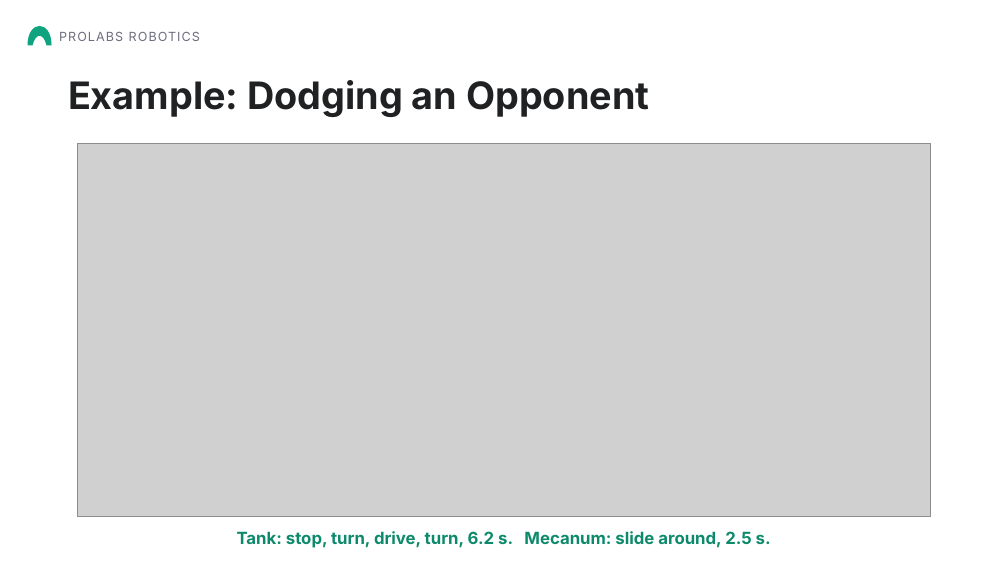
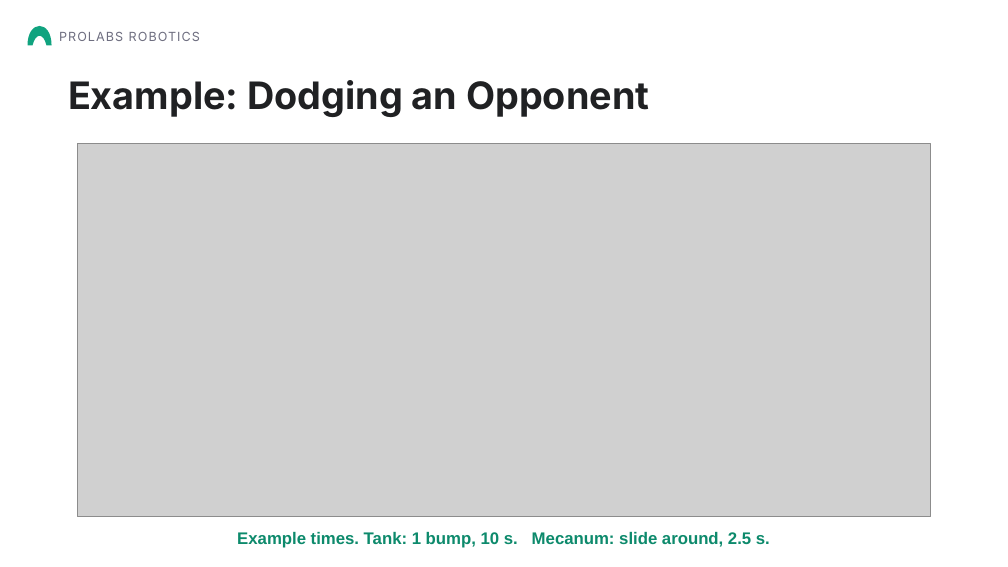
Before and after one commit to Aarav-111/FTC-Bangalore-Resources, a slide deck: slide 8 of FTC Chassis options/Mecanum Wheels Presentation.pptx (slide 9 before the commit). Drawn at 1008x567 pixels with LibreOffice and Linux fonts; fonts in the diff are those of the drawing; grey boxes stand for pictures; background and template pictures are left out. Boxes give left, top, right and bottom in pixels: in the first picture for what was removed or moved away, otherwise in the second. Text is boxed around its words. In the diff, an @@ line names an element or a change of style, - is before the commit and + after.

```diff
--- a/FTC Chassis options/Mecanum Wheels Presentation.pptx
+++ b/FTC Chassis options/Mecanum Wheels Presentation.pptx
@@ text at (237,532,770,548): text changed; font Inter to Arial @@
-Tank: stop, turn, drive, turn, 6.2 s. Mecanum: slide around, 2.5 s.
+Example times. Tank: 1 bump, 10 s. Mecanum: slide around, 2.5 s.
```
Also in this commit, not shown: 4 other slides changed, 1 slide added, 7 slides removed, 1 other file.
